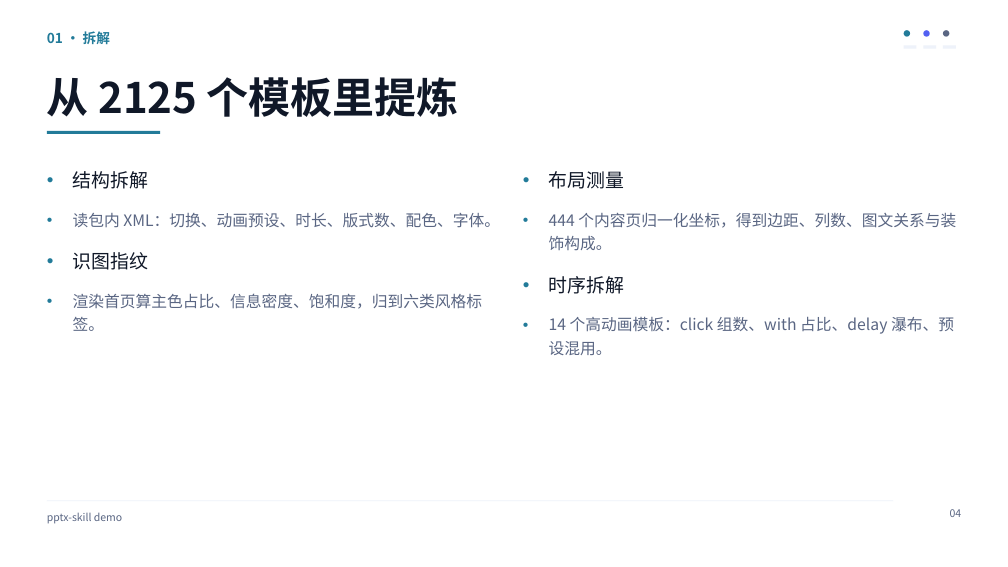
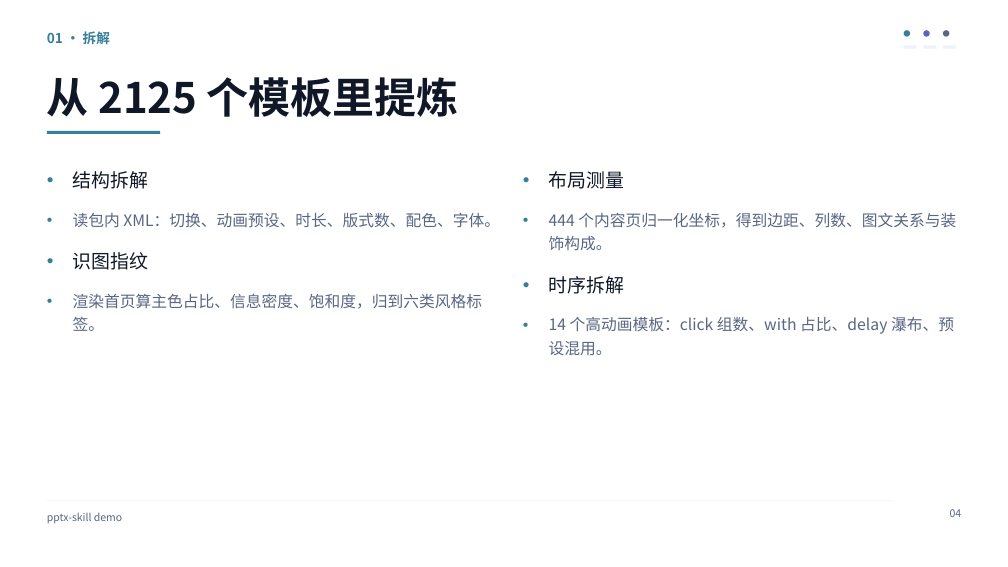
Before and after one commit to ThisZhouS/pptx, a slide deck: slide 4 of pptx-skill/examples/demo-科技.pptx. Drawn at 1008x567 pixels with LibreOffice and Linux fonts; fonts in the diff are those of the drawing. Boxes give left, top, right and bottom in pixels: in the first picture for what was removed or moved away, otherwise in the second. Text is boxed around its words. In the diff, an @@ line names an element or a change of style, - is before the commit and + after.

```diff
--- a/pptx-skill/examples/demo-科技.pptx
+++ b/pptx-skill/examples/demo-科技.pptx
@@ text "01 · 拆解" at <box>47,30,110,48</box>: text colour #227B99 to #377F99 @@
@@ ellipse at <box>904,30,910,37</box>: fill #227B99 to #377F99 @@
@@ ellipse at <box>923,30,930,37</box>: fill #5260F2 to #5C62BF @@
@@ rectangle at <box>47,131,160,134</box>: fill #227B99 to #377F99 @@
@@ text "结构拆解" at <box>73,171,500,331</box>: bullet colour #227B99 to #377F99 @@
@@ text "布局测量" at <box>549,171,956,355</box>: bullet colour #227B99 to #377F99 @@
```
Also in this commit, not shown: 10 other slides changed, 8 other files.
